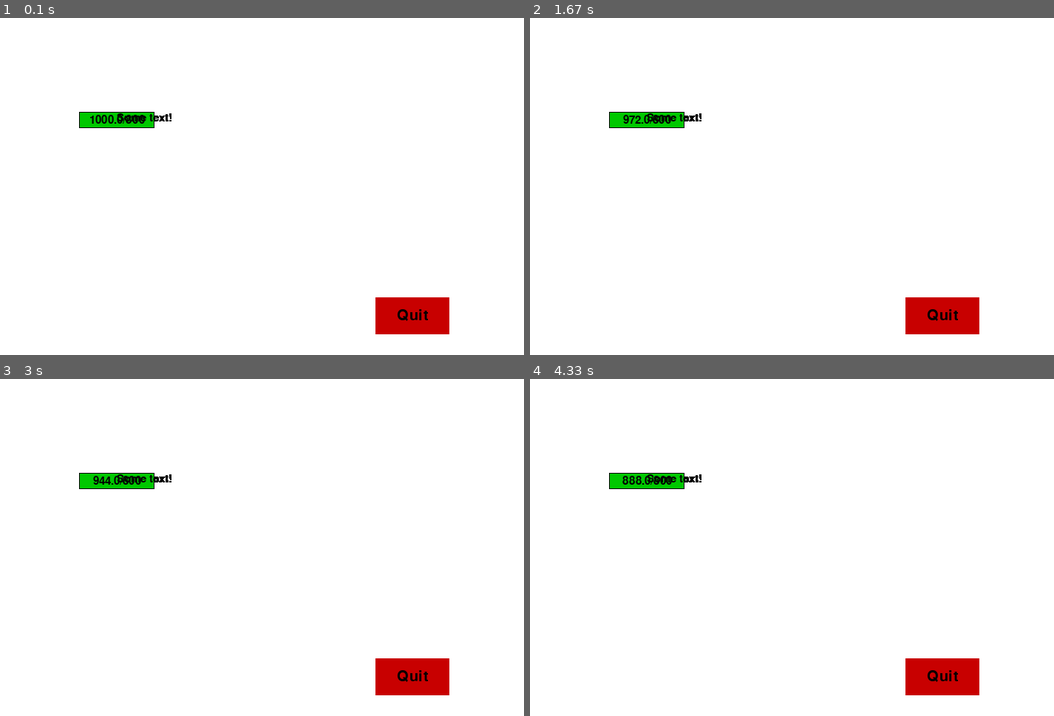
Above: before the commit, frames 1-4 (two rows, left to right).
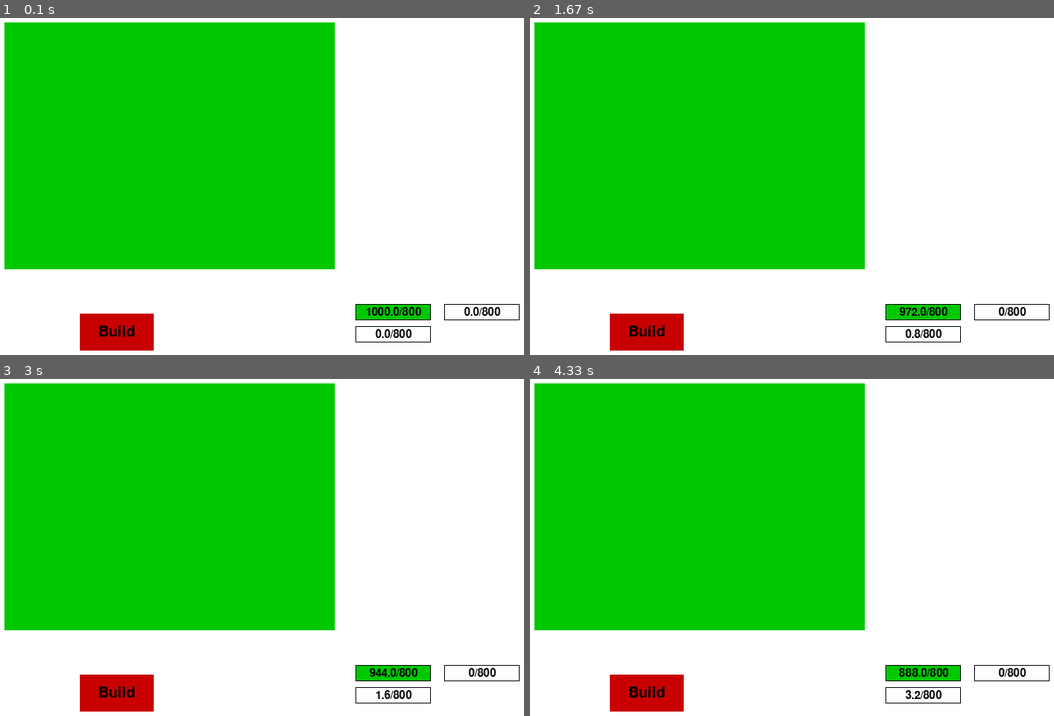
Above: after the commit, the same moments.

Repository: minecraft2048/Pygame-CAS
Game: pygame game, started from pygame_ui_test.py
Same seed, same stepped clock (60 frames per second), same inputs: the game is played once before the commit and once after it.
Inputs (mouse positions are in pixels of both pictures, inside the frame that each line leads up to):
- Up to frame 1 (0.1 s): no input
- Up to frame 2 (1.67 s): no input
- Up to frame 3 (3 s): no input
- Up to frame 4 (4.33 s): click (844, 658) at 3.88 s

The runs differ from the first frame. In frame 1, 49% of the frame differs, in the area x 0-100%, y 1-99%; in frame 2, 49%; in frame 3, 49%; in frame 4, 49%.

Commit message:
Add initial support for drawMap and drawStat

Diff:
--- a/pygame_ui_test.py
+++ b/pygame_ui_test.py
@@ -1,44 +1,42 @@
-import pygame
 import time
 import random
-
+import pygame
 import csv
-import time
 import kernel
 import file_io
-import pygame
-import threading
 
 from pygame.locals import *
 
 
 pygame.init()
 
-display_width = 800 #Window size
+display_width = 800  # Window size
 display_height = 600
-#define simulation variables
-
-balance_sheet={}
-player_list={}
-building_list={}
-UIDlist = []
-money=0
-pollution=0
-trash=0
-init = 0
+# define simulation variables
+
+#balance_sheet = {}
+#player_list = {}
+#building_list = {}
+#UIDlist = []
+#money = 0
+#pollution = 0
+#trash = 0
+
 asdf = 0
 chosenplayer = 'asdf'
 
-black = (0,0,0) #Color definition, maps color name to RGB tuple
-white = (255,255,255)
-red = (200,0,0)
-green = (0,200,0)
-bright_red = (255,0,0)
-bright_green = (0,255,0)
-
-gameDisplay = pygame.display.set_mode((display_width,display_height)) #initialize screen
-pygame.display.set_caption('Hello game') #Program name
+black = (0, 0, 0)  # Color definition, maps color name to RGB tuple
+white = (255, 255, 255)
+red = (200, 0, 0)
+green = (0, 200, 0)
+bright_red = (255, 0, 0)
+bright_green = (0, 255, 0)
+
+gameDisplay = pygame.display.set_mode(
+    (display_width, display_height))  # initialize screen
+pygame.display.set_caption('Hello game')  # Program name
 clock = pygame.time.Clock()
+
 
 def clamp(n, minn, maxn):
     '''Keep values in between values
@@ -49,53 +47,61 @@
     '''
     return max(min(maxn, n), minn)
 
+
 def text_objects(text, font):
     textSurface = font.render(text, True, black)
     return textSurface, textSurface.get_rect()
 
+
 def message_display(text):
-    largeText = pygame.font.Font('freesansbold.ttf',115)
+    largeText = pygame.font.Font('freesansbold.ttf', 115)
     TextSurf, TextRect = text_objects(text, largeText)
-    TextRect.center = ((display_width/2),(display_height/2))
+    TextRect.center = ((display_width / 2), (display_height / 2))
     gameDisplay.blit(TextSurf, TextRect)
 
-def text_write(msg,x,y):
-    # initialize font; must be called after 'pygame.init()' to avoid 'Font not Initialized' error
+
+def text_write(msg, x, y):
+    # initialize font; must be called after 'pygame.init()' to avoid 'Font not
+    # Initialized' error
     myfont = pygame.font.Font("freesansbold.ttf", 15)
     # render text
-    label = myfont.render("Some text!", 1, (0,0,0))
+    label = myfont.render("Some text!", 1, (0, 0, 0))
     gameDisplay.blit(label, (x, y))
 
-def button(msg,x,y,w,h,ic,ac,action=None):
-        ''' Makes button in the screen and draw it
-            Arguments:
-            msg: Text for the button
-            x: X coordinate in pixels
-            y: Y coordinate in pixels
-            w: Button width in pixels
-            h: Button height in pixels
-            ic: The button inital color
-            ac: Button color on hover
-            font: Text font
-            action: Function name without ()
-        '''
-        mouse = pygame.mouse.get_pos()
-        click = pygame.mouse.get_pressed()
-        print(click)
-        if x+w > mouse[0] > x and y+h > mouse[1] > y:
-            pygame.draw.rect(gameDisplay, ac,(x,y,w,h))
-
+
+
+
+def button(msg, x, y, w, h, ic, ac, action=None):
+    ''' Makes button in the screen and draw it
+        Arguments:
+        msg: Text for the button
+        x: X coordinate in pixels
+        y: Y coordinate in pixels
+        w: Button width in pixels
+        h: Button height in pixels
+        ic: The button inital color
+        ac: Button color on hover
+        font: Text font
+        action: Function name without ()
+    '''
+    mouse = pygame.mouse.get_pos()
+    click = pygame.mouse.get_pressed()
+    print(mouse)
+    print(click)
+    if x + w > mouse[0] > x and y + h > mouse[1] > y:
+        pygame.draw.rect(gameDisplay, ac, (x, y, w, h))
         if click[0] == 1 and action != None:
             action()
-        else:
-                pygame.draw.rect(gameDisplay, ic,(x,y,w,h))
-
-        smallText = pygame.font.Font("freesansbold.ttf",20)
-        textSurf, textRect = text_objects(msg, smallText)
-        textRect.center = ( (x+(w/2)), (y+(h/2)) )
-        gameDisplay.blit(textSurf, textRect)
-
-def bar(x,y,w,h,color_init,color_border,color_bg=white,border_thickness=1,percent=100,msg=None):
+    else:
+        pygame.draw.rect(gameDisplay, ic, (x, y, w, h))
+
+    smallText = pygame.font.Font("freesansbold.ttf", 20)
+    textSurf, textRect = text_objects(msg, smallText)
+    textRect.center = ((x + (w / 2)), (y + (h / 2)))
+    gameDisplay.blit(textSurf, textRect)
+
+
+def bar(x, y, w, h, color_init, color_border, color_bg=white, border_thickness=1, percent=100, msg=None):
     ''' Creates bar like loading bar
         Arguments:
         x : X coordinate
@@ -109,17 +115,23 @@
         percent: How many percent does the bar fill inside the border
         msg: The text inside the bar
     '''
-    w_inner = w * clamp((percent/100),0,1)
-    pygame.draw.rect(gameDisplay,color_border,(x-border_thickness,y-border_thickness,w+(border_thickness*2),h+(border_thickness*2)))
-    pygame.draw.rect(gameDisplay,color_bg,(x,y,w,h))
-    pygame.draw.rect(gameDisplay,color_init,(x,y,w_inner,h))
-    smallText = pygame.font.Font('freesansbold.ttf',15)
+    w_inner = w * clamp((percent / 100), 0, 1)
+    pygame.draw.rect(gameDisplay, color_border, (x - border_thickness, y -
+                                                 border_thickness, w + (border_thickness * 2), h + (border_thickness * 2)))
+    pygame.draw.rect(gameDisplay, color_bg, (x, y, w, h))
+    pygame.draw.rect(gameDisplay, color_init, (x, y, w_inner, h))
+    smallText = pygame.font.Font('freesansbold.ttf', 15)
     textSurf, textRect = text_objects(msg, smallText)
-    textRect.center = ( (x+(w/2)), (y+(h/2)) )
+    textRect.center = ((x + (w / 2)), (y + (h / 2)))
     gameDisplay.blit(textSurf, textRect)
     return
 
-def value_bar(x,y,w,h,value,max_value,color_init,color_border,color_bg,border_thickness=1):
+def quitgame():
+    pygame.quit()
+    quit()
+
+
+def value_bar(x, y, w, h, value, max_value, color_init, color_border, color_bg, border_thickness=1):
     ''' Creates status bar
         Arguments:
         x : X coordinate
@@ -134,45 +146,44 @@
         border_thickness: Border thickness in pixels
     '''
     msg = str(value) + '/' + str(max_value)
-    percent = value/max_value*100
-    bar(x, y, w, h, color_init, color_border, color_bg, border_thickness, percent, msg)
-
-#load balance sheet
-
-balance_sheet = file_io.load_balance('balance_sheet.csv')
-player = file_io.load(chosenplayer)
-print (player)
-init = player[0]
-building_list = player[1]
-UIDlist = player[2]
-money,pollution,trash = init
-#print(init)
-print(building_list)
-print(UIDlist)
+    percent = value / max_value * 100
+    bar(x, y, w, h, color_init, color_border,
+        color_bg, border_thickness, percent, msg)
+
+def drawMap(coord):
+    pygame.draw.rect(gameDisplay,black,(48,78,447,334),2)
+    pygame.draw.rect(gameDisplay,green,(48,78,447,334))
+
+def drawStat(state):
+    pass
+
+
+
+
+# load balance sheet
+
+#balance_sheet = file_io.load_balance('balance_sheet.csv')
+#player = file_io.load(chosenplayer)
+#print (player)
+#building_list = player[1]
+#UIDlist = player[2]
+# print(init)
+#print(building_list)
+#print(UIDlist)
 
 
 def main_loop():
-    balance_sheet={}
-    player_list={}
-    building_list={}
-    UIDlist = []
-    money=0
-    pollution=0
-    trash=0
-    init = 0
-    asdf = 0
-    chosenplayer = 'asdf'
 
     balance_sheet = file_io.load_balance('balance_sheet.csv')
     player = file_io.load(chosenplayer)
-    print (player)
+    #print (player)
     init = player[0]
     building_list = player[1]
     UIDlist = player[2]
-    money,pollution,trash = init
-    #print(init)
-    print(building_list)
-    print(UIDlist)
+    money, pollution, trash = init
+    # print(init)
+    #print(building_list)
+    #print(UIDlist)
     frame = 0
     crashed = False
     gameDisplay.fill(white)
@@ -181,21 +192,28 @@
         for event in pygame.event.get():
             if event.type == pygame.QUIT:
                 crashed = True
-            #print(event)
-
-        value_bar(150,200,100,20,money,800,green,black,white,border_thickness=1)
+            # print(event)
+
+        button("Build", 150, 472, 100, 50, red, bright_red, quitgame)
+        #button("Upgrade", 250, 472, 100, 50, red, bright_red, quitgame)
+        value_bar(524, 460, 100, 20, money, 800, green, black, white, border_thickness=1)
+        value_bar(524, 490, 100, 20, pollution, 800, green, black, white, border_thickness=1)
+        value_bar(644, 460, 100, 20, trash, 800, green, black, white, border_thickness=1)
+        drawMap(1)
         frame = frame + 1
-        if frame == 60: #Clock divider because threading is hard
-            money,pollution,trash = kernel.simulate(UIDlist,building_list,balance_sheet,money,pollution,trash)
+        if frame == 60:  # Clock divider because threading is hard
+            money, pollution, trash = kernel.simulate(
+                UIDlist, building_list, balance_sheet, money, pollution, trash)
+            if money <= 0 or pollution >= 100 or trash >= 100:
+                print("Game over")
+                break
             #print('Money is: '+str(money))
-            #print('Pollution is: '+ str(pollution)).
+            # print('Pollution is: '+ str(pollution)).
             #print('Trash is: '+ str(trash))
             frame = 0
-        #print(secondframe)
+        # print(secondframe)
 #        bar(150, 200, 100, 20, green,black,white,3, frame,'100/100')
-        print(frame)
-        text_write('Hello World!',200,200)
-        button("Quit",550,450,100,50,red,bright_red,print('test'))
+        #print(frame)
         pygame.display.update()
         clock.tick(60)
 
Not shown, removed: README
Binary file removed: UI Design/build-and-upgrade-button.png
Binary file removed: UI Design/build.png
Binary file removed: UI Design/buildings-car-factory.png
Binary file removed: UI Design/buildings-car_dealer.png
Binary file removed: UI Design/buildings-convenince_store.png
Binary file removed: UI Design/buildings-eco_park.png
Binary file removed: UI Design/buildings-house.png
Binary file removed: UI Design/buildings-office_building.png
Binary file removed: UI Design/buildings-power-plant.png
Binary file removed: UI Design/buildings-sanctuary.png
Binary file removed: UI Design/buildings-school.png
(and 17 more such lines)
